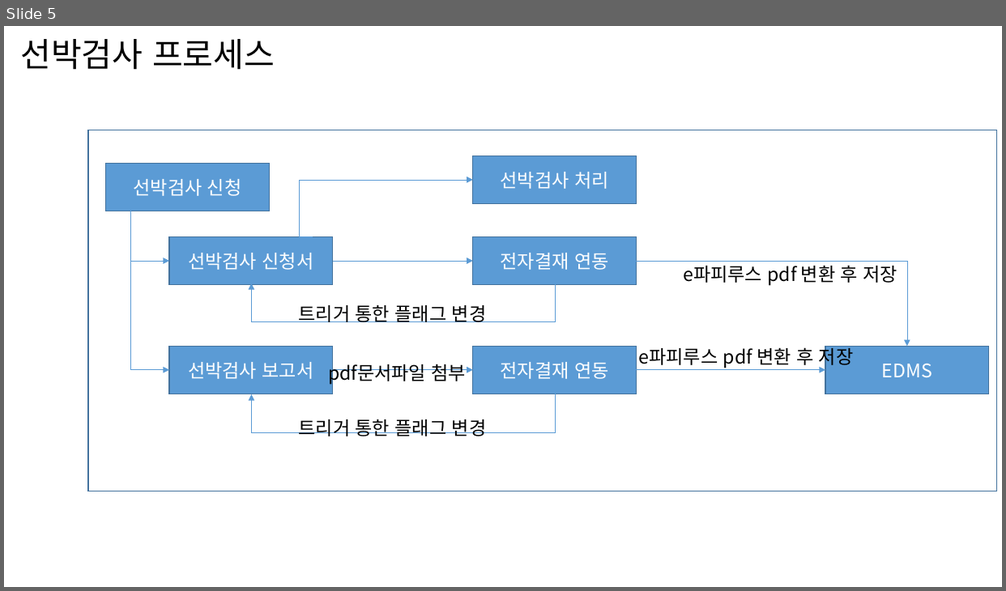
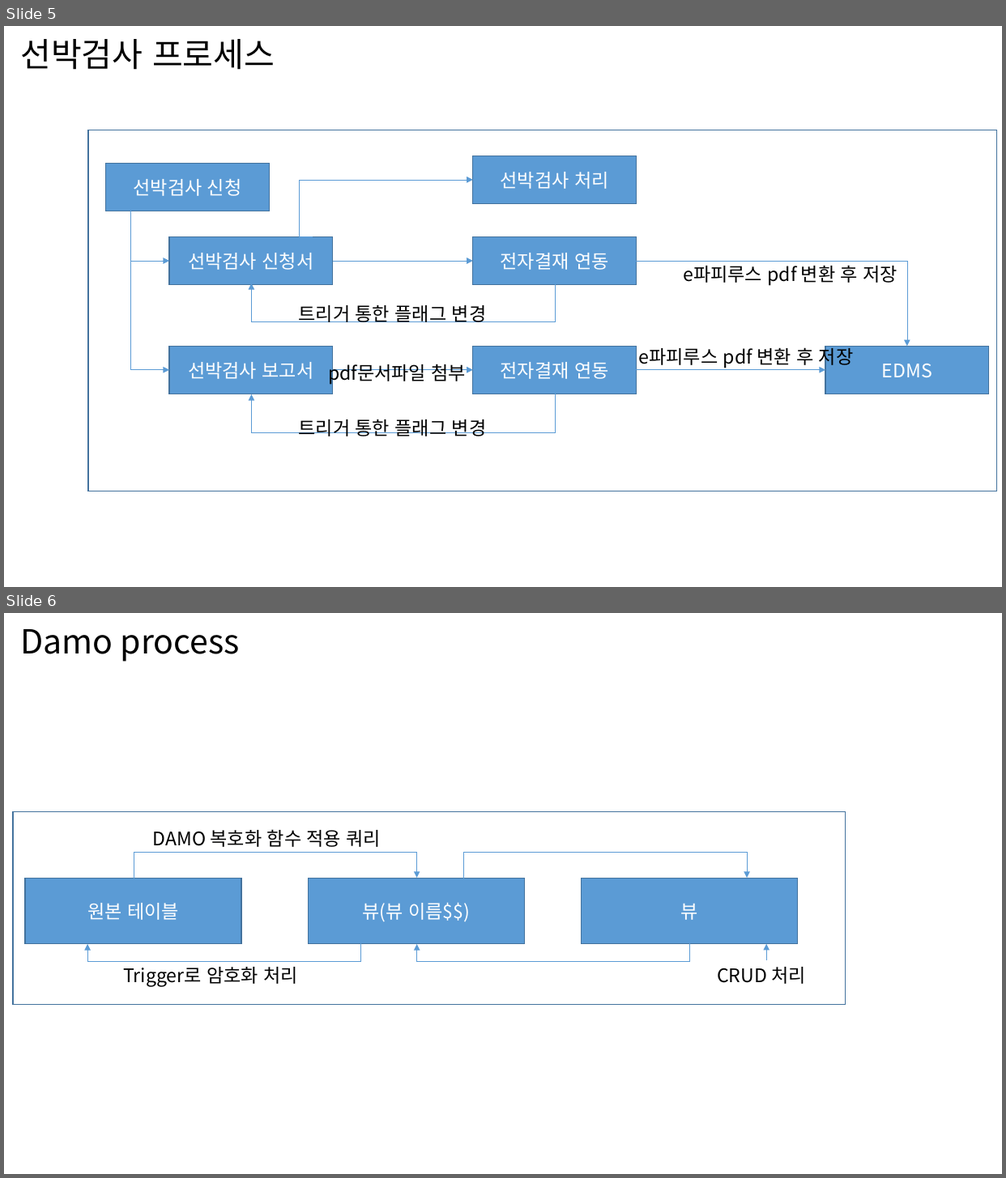
Before and after one commit to woowek/Documents, a slide deck: 지난 프로젝트/한국해양교통안전공단/종합 정리/ppt/서버 구성.pptx. Shown one above the other, each under a label of ours: slide 5 before the commit, slides 5 and 6 after it. The pictures are 1006x591 and 1006x1178 pixels, drawn with LibreOffice and Linux fonts; fonts in the diff are those of the drawing. Boxes give left, top, right and bottom in pixels: in the first picture for what was removed or moved away, otherwise in the second. Text is boxed around its words. In the diff, an @@ line names an element or a change of style, - is before the commit and + after.

```diff
--- a/지난 프로젝트/한국해양교통안전공단/종합 정리/ppt/서버 구성.pptx
+++ b/지난 프로젝트/한국해양교통안전공단/종합 정리/ppt/서버 구성.pptx
@@ slide 6 added at box(4, 613, 1002, 1174), background #FFFFFF @@
@@ title added at box(20, 629, 240, 662), 32 pt, text #000000 @@
+Damo process
@@ rectangle added at box(13, 811, 846, 1004), fill #FFFFFF, outline #43739E 1 pt @@
@@ text added at box(153, 829, 381, 847), 18 pt, text #000000 @@
+DAMO 복호화 함수 적용 쿼리
@@ elbow arrow added from (134, 879) to (417, 878), #5B9BD5 0.5 pt @@
@@ elbow arrow added from (463, 879) to (748, 878), #5B9BD5 0.5 pt @@
@@ rectangle added at box(25, 879, 241, 944), fill #5B9BD5, outline #43739E 1 pt, 18 pt, text #FFFFFF @@
+원본 테이블
@@ rectangle added at box(308, 879, 524, 944), fill #5B9BD5, outline #43739E 1 pt, 18 pt, text #FFFFFF @@
+뷰(뷰 이름$$)
@@ rectangle added at box(582, 879, 798, 944), fill #5B9BD5, outline #43739E 1 pt, 18 pt, text #FFFFFF @@
+뷰
@@ elbow arrow added from (360, 943) to (88, 944), #5B9BD5 0.5 pt @@
@@ elbow arrow added from (690, 943) to (417, 944), #5B9BD5 0.5 pt @@
@@ arrow added from (767, 961) to (767, 944), #5B9BD5 0.5 pt @@
@@ text added at box(123, 967, 299, 987), 18 pt, text #000000 @@
+Trigger로 암호화 처리
@@ text added at box(717, 967, 806, 984), 18 pt, text #000000 @@
+CRUD 처리
```
Also in this commit, not shown: 2 other files.
